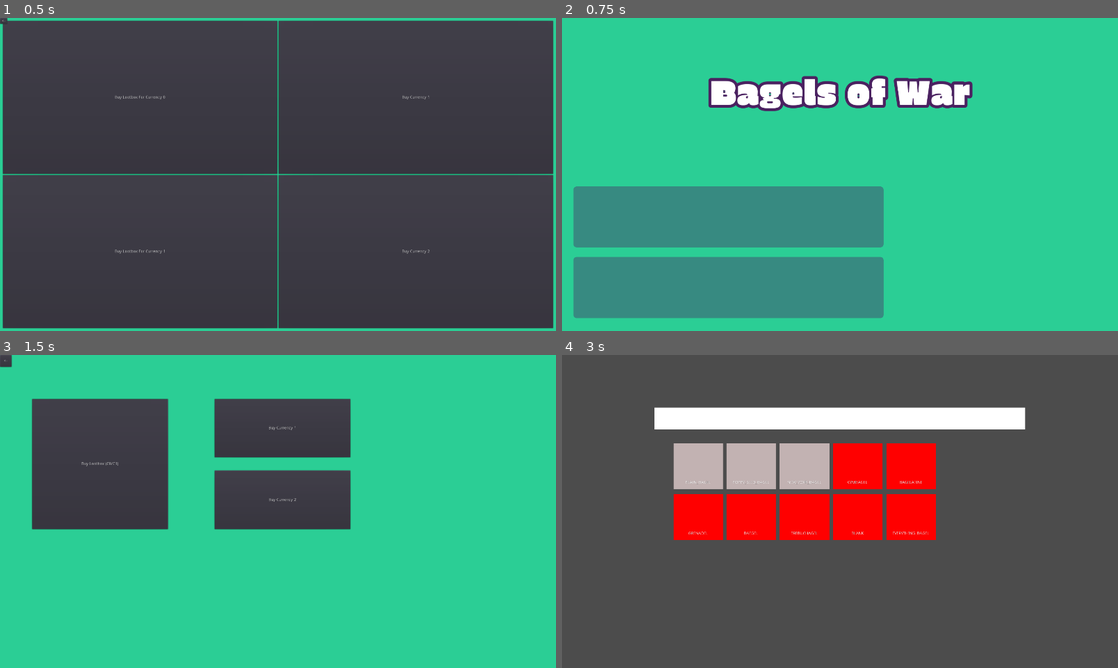
Above: before the commit, frames 1-4 (two rows, left to right).
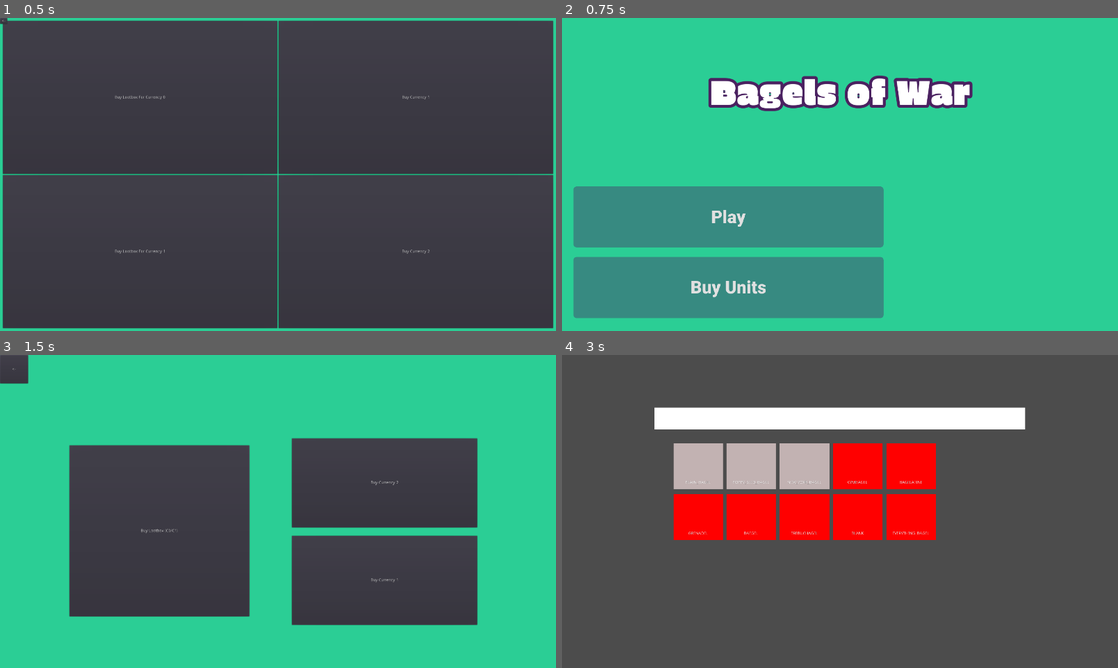
Above: after the commit, the same moments.

Repository: Boyquotes/mtx-project
Game: Godot game, scene res://src/scenes/BuyScreen.tscn
The game is run twice, just before and just after one commit, with the same random seed, the same clock (stepped at 60 frames per second) and the same inputs. This scene is started directly instead of the project's main scene.
Inputs:
- Up to frame 1 (0.5 s): no input
- Up to frame 2 (0.75 s): click "<-" at 0.5 s
- Up to frame 3 (1.5 s): click "Buy Units" at 1.25 s
- Up to frame 4 (3 s): click "<-" at 2 s; click "Play" at 2.75 s

Frame 1 is identical in both runs. In frame 2, 0.5% of the frame differs, in the area x 23-37%, y 61-90%; in frame 3, 40%, in the area x 0-86%, y 0-87%; in frame 4, nothing differs.
Error in both runs: Invalid set index 'visible' (on base: 'null instance') with value of type 'bool'. (res://src/scenes/BuyScreen.gd:12)

Commit message:
fixed a thing

Diff:
--- a/src/scenes/BuyScreen.tscn
+++ b/src/scenes/BuyScreen.tscn
@@ -25,74 +25,74 @@
 [node name="HBoxContainer" type="HBoxContainer" parent="MarginContainer"]
 margin_left = 10.0
 margin_top = 10.0
-margin_right = 1270.0
-margin_bottom = 710.0
+margin_right = 1910.0
+margin_bottom = 1070.0
 size_flags_horizontal = 3
 size_flags_vertical = 3
 
 [node name="VBoxContainer2" type="VBoxContainer" parent="MarginContainer/HBoxContainer"]
-margin_right = 628.0
-margin_bottom = 700.0
+margin_right = 948.0
+margin_bottom = 1060.0
 size_flags_horizontal = 3
 size_flags_vertical = 3
 
 [node name="MarginContainer" type="MarginContainer" parent="MarginContainer/HBoxContainer/VBoxContainer2"]
-margin_right = 628.0
-margin_bottom = 348.0
+margin_right = 948.0
+margin_bottom = 528.0
 size_flags_horizontal = 3
 size_flags_vertical = 3
 
 [node name="BuyLB_c0" type="Button" parent="MarginContainer/HBoxContainer/VBoxContainer2/MarginContainer"]
-margin_right = 628.0
-margin_bottom = 348.0
+margin_right = 948.0
+margin_bottom = 528.0
 size_flags_horizontal = 3
 size_flags_vertical = 3
 text = "Buy Lootbox For Currency 0"
 
 [node name="MarginContainer2" type="MarginContainer" parent="MarginContainer/HBoxContainer/VBoxContainer2"]
-margin_top = 352.0
-margin_right = 628.0
-margin_bottom = 700.0
+margin_top = 532.0
+margin_right = 948.0
+margin_bottom = 1060.0
 size_flags_horizontal = 3
 size_flags_vertical = 3
 
 [node name="BuyLB_c1" type="Button" parent="MarginContainer/HBoxContainer/VBoxContainer2/MarginContainer2"]
-margin_right = 628.0
-margin_bottom = 348.0
+margin_right = 948.0
+margin_bottom = 528.0
 size_flags_horizontal = 3
 size_flags_vertical = 3
 text = "Buy Lootbox For Currency 1"
 
 [node name="VBoxContainer" type="VBoxContainer" parent="MarginContainer/HBoxContainer"]
-margin_left = 632.0
-margin_right = 1260.0
-margin_bottom = 700.0
+margin_left = 952.0
+margin_right = 1900.0
+margin_bottom = 1060.0
 size_flags_horizontal = 3
 size_flags_vertical = 3
 
 [node name="MarginContainer" type="MarginContainer" parent="MarginContainer/HBoxContainer/VBoxContainer"]
-margin_right = 628.0
-margin_bottom = 348.0
+margin_right = 948.0
+margin_bottom = 528.0
 size_flags_horizontal = 3
 size_flags_vertical = 3
 
 [node name="Buy_c1" type="Button" parent="MarginContainer/HBoxContainer/VBoxContainer/MarginContainer"]
-margin_right = 628.0
-margin_bottom = 348.0
+margin_right = 948.0
+margin_bottom = 528.0
 size_flags_horizontal = 3
 size_flags_vertical = 3
 text = "Buy Currency 1"
 
 [node name="MarginContainer2" type="MarginContainer" parent="MarginContainer/HBoxContainer/VBoxContainer"]
-margin_top = 352.0
-margin_right = 628.0
-margin_bottom = 700.0
+margin_top = 532.0
+margin_right = 948.0
+margin_bottom = 1060.0
 size_flags_horizontal = 3
 size_flags_vertical = 3
 
 [node name="Buy_c2" type="Button" parent="MarginContainer/HBoxContainer/VBoxContainer/MarginContainer2"]
-margin_right = 628.0
-margin_bottom = 348.0
+margin_right = 948.0
+margin_bottom = 528.0
 size_flags_horizontal = 3
 size_flags_vertical = 3
 text = "Buy Currency 2"
--- a/src/scenes/LootboxMenu.tscn
+++ b/src/scenes/LootboxMenu.tscn
@@ -15,28 +15,28 @@
 color = Color( 0.168627, 0.807843, 0.584314, 1 )
 
 [node name="Buy_c1" type="Button" parent="MainSelect"]
-margin_left = 741.0
-margin_top = 152.0
-margin_right = 1210.0
-margin_bottom = 353.0
+margin_left = 1008.0
+margin_top = 624.0
+margin_right = 1648.0
+margin_bottom = 931.0
 size_flags_horizontal = 3
 size_flags_vertical = 3
 text = "Buy Currency 1"
 
 [node name="BuyLB" type="Button" parent="MainSelect"]
-margin_left = 111.0
-margin_top = 152.0
-margin_right = 580.0
-margin_bottom = 601.0
+margin_left = 240.0
+margin_top = 312.0
+margin_right = 861.0
+margin_bottom = 902.0
 size_flags_horizontal = 3
 size_flags_vertical = 3
 text = "Buy Lootbox (C0/C1)"
 
 [node name="Buy_c2" type="Button" parent="MainSelect"]
-margin_left = 741.0
-margin_top = 399.0
-margin_right = 1210.0
-margin_bottom = 601.0
+margin_left = 1008.0
+margin_top = 288.0
+margin_right = 1648.0
+margin_bottom = 595.0
 size_flags_horizontal = 3
 size_flags_vertical = 3
 text = "Buy Currency 2"
@@ -47,36 +47,36 @@
 margin_left = 174.0
 margin_top = 98.0
 margin_right = -174.0
-margin_bottom = -98.0
-color = Color( 0.180392, 0.458824, 0.360784, 1 )
+margin_bottom = -109.0
+color = Color( 0.180392, 0.458824, 0.360784, 0.827451 )
 
 [node name="BuyLB_c0" type="Button" parent="LootBox_Purchase"]
-margin_left = 19.0
-margin_top = 54.0
-margin_right = 471.0
-margin_bottom = 477.0
+margin_left = 102.0
+margin_top = 112.0
+margin_right = 777.0
+margin_bottom = 781.0
 size_flags_horizontal = 3
 size_flags_vertical = 3
 text = "Buy Lootbox For Currency 0"
 
 [node name="BuyLB_c1" type="Button" parent="LootBox_Purchase"]
-margin_left = 471.0
-margin_top = 54.0
-margin_right = 913.0
-margin_bottom = 477.0
+margin_left = 777.0
+margin_top = 112.0
+margin_right = 1452.0
+margin_bottom = 781.0
 size_flags_horizontal = 3
 size_flags_vertical = 3
 text = "Buy Lootbox For Currency 1"
 
 [node name="LB_close" type="Button" parent="LootBox_Purchase"]
-margin_left = 890.0
-margin_right = 931.0
-margin_bottom = 41.0
+margin_left = 1461.0
+margin_right = 1573.0
+margin_bottom = 112.0
 text = "X"
 
 [node name="Back" type="Button" parent="."]
-margin_right = 40.0
-margin_bottom = 41.0
+margin_right = 97.0
+margin_bottom = 98.0
 text = "<-"
 
 [connection signal="button_up" from="MainSelect/Buy_c1" to="." method="_on_Buy_c1_button_up"]
--- a/src/scenes/TitleScreen.tscn
+++ b/src/scenes/TitleScreen.tscn
@@ -1,7 +1,7 @@
 [gd_scene load_steps=10 format=2]
 
 [ext_resource path="res://data/Fonts/TitleScreen.tres" type="DynamicFont" id=1]
-[ext_resource path="res://src/data/Fonts/Roboto-Black.ttf" type="DynamicFontData" id=2]
+[ext_resource path="res://data/Fonts/Roboto-Black.ttf" type="DynamicFontData" id=2]
 [ext_resource path="res://src/scenes/TitleScreen.gd" type="Script" id=3]
 
 [sub_resource type="DynamicFont" id=2]
